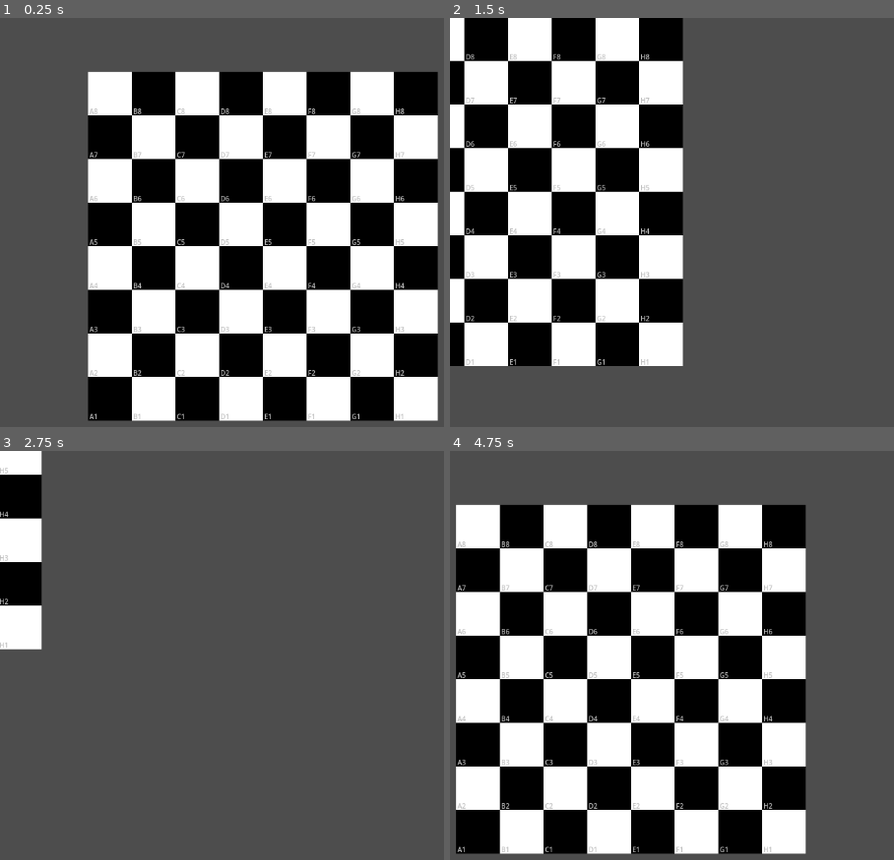
Above: before the commit, frames 1-4 (two rows, left to right).
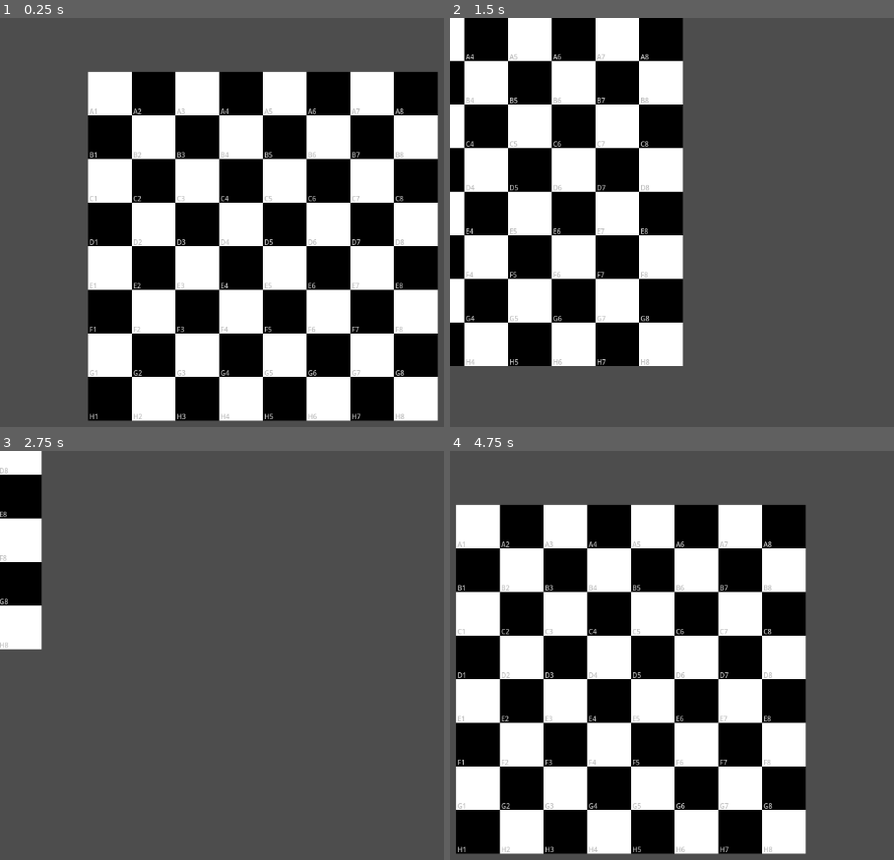
Above: after the commit, the same moments.

Repository: JorgeSaicoski/olimpico
Game: Godot game, scene res://scenes/game.tscn
Same seed, same stepped clock (60 frames per second), same inputs: the game is played once before the commit and once after it.
Inputs (mouse positions are in pixels of both pictures, inside the frame that each line leads up to):
- Up to frame 1 (0.25 s): no input
- Up to frame 2 (1.5 s): tap Enter at 0.5 s; move the mouse to (outside the picture) at 0.52 s; hold D 0.53-1.28 s; click (outside the picture) at 0.67 s; move the mouse to (685, 259) at 1.27 s; hold S from 1.28 s (still down)
- Up to frame 3 (2.75 s): move the mouse to (outside the picture) at 2.02 s; release S at 2.03 s; hold D from 2.03 s (still down)
- Up to frame 4 (4.75 s): move the mouse to (805, 761) at 2.77 s; release D at 2.78 s; hold W 2.78-3.53 s; click (805, 761) at 2.92 s; move the mouse to (outside the picture) at 3.52 s; hold A from 3.53 s (still down); move the mouse to (605, 606) at 4.27 s

The runs differ from the first frame. In frame 1, 0.8% of the frame differs, in the area x 20-92%, y 22-99%; in frame 2, 0.5%; in frame 3, less than 0.1%; in frame 4, 0.8%, in the area x 1-73%, y 22-99%.

Commit message:
chess position

Diff:
--- a/scenes/game.tscn
+++ b/scenes/game.tscn
@@ -17,8 +17,6 @@
 
 [node name="Board" parent="." instance=ExtResource("1_57j53")]
 position = Vector2(125, 79)
-board_size = null
-cell_size = null
 font = SubResource("FontVariation_724ut")
 
 [node name="Piece" type="Node" parent="Board"]
--- a/scripts/Board/board.gd
+++ b/scripts/Board/board.gd
@@ -6,6 +6,7 @@
 
 var squares: Array[Square] = []
 var square_lookup: Dictionary = {}
+var square_selected: Square = null
 
 func _ready() -> void:
 	initialize_board()
@@ -29,10 +30,8 @@
 			square.position = Vector2(col * cell_size, row * cell_size)
 
 			# Calculate chess notation (A1, B2, etc.)
-			# Convert col to letter (0 = A, 1 = B, etc.)
-			var file = char(65 + col) # 65 is ASCII for 'A'
-			# Chess notation starts from bottom, so we invert the row number
-			var rank = str(board_size.y - row)
+			var file = char(65 + row) # 65 is ASCII for 'A'
+			var rank = str(col + 1)
 			var chess_position = file + rank
 
 			# Configure square properties after adding to scene tree
@@ -51,35 +50,46 @@
 			squares.append(square)
 			square_lookup[Vector2i(col, row)] = square
 
-func add_piece(piece: Dictionary, position: Vector2i) -> bool:
-	var square = square_lookup.get(position)
-	if square == null:
-		return false
-	return square.set_piece(piece)
+func _on_square_clicked(square: Square) -> void:
+	if square_selected == null:
+		# Only allow selection of squares with pieces
+		if square.has_piece():
+			square_selected = square
+			square.set_selected(true)
+	else:
+		if square == square_selected:
+			# Deselect if clicking the same square
+			square_selected.set_selected(false)
+			square_selected = null
+		elif not square.has_piece():
+			# Move piece to empty square
+			var piece = square_selected.remove_piece()
+			square.set_piece(piece)
+			square_selected.set_selected(false)
+			square_selected = null
+		else:
+			# Clicking a different square with a piece
+			square_selected.set_selected(false)
+			if square.has_piece():
+				square.set_selected(true)
+				square_selected = square
 
-func remove_piece(position: Vector2i) -> Dictionary:
-	var square = square_lookup.get(position)
-	if square == null:
-		return {}
-	return square.remove_piece()
-
-func _on_square_clicked(square: Square) -> void:
-	# Handle square clicks here
-	# You can emit a signal to notify parent nodes if needed
-	pass
-
-func get_square(position: Vector2i) -> Square:
-	return square_lookup.get(position)
-
-# Helper function to convert chess notation to board position
 func chess_to_position(chess_notation: String) -> Vector2i:
 	if chess_notation.length() != 2:
 		return Vector2i(-1, -1)
 
 	var file = chess_notation[0].to_upper().unicode_at(0) - 65 # Convert A-H to 0-7
-	var rank = board_size.y - int(chess_notation[1]) # Convert 1-8 to 7-0
+	var rank = int(chess_notation[1]) - 1 # Convert 1-8 to 0-7
 
-	if file < 0 or file >= board_size.x or rank < 0 or rank >= board_size.y:
+	if file < 0 or file >= board_size.y or rank < 0 or rank >= board_size.x:
 		return Vector2i(-1, -1)
 
-	return Vector2i(file, rank)
+	return Vector2i(rank, file)
+
+func get_square(position: Vector2i) -> Square:
+	return square_lookup.get(position)
+
+func clear_selection() -> void:
+	if square_selected:
+		square_selected.set_selected(false)
+		square_selected = null
--- a/scripts/Board/square.gd
+++ b/scripts/Board/square.gd
@@ -2,7 +2,6 @@
 
 signal square_clicked(square)
 
-# Export variables for the Inspector
 @export var size: int = 64
 @export var is_dark: bool = false
 @export var font: Font
@@ -11,13 +10,12 @@
 var chess_position: String
 var piece: Dictionary = {}
 var base_color: Color
+var is_selected: bool = false
 
 func _ready() -> void:
-	# Initialize base color
 	base_color = Color.BLACK if is_dark else Color.WHITE
 	queue_redraw()
 
-# New setup function to initialize after instantiation
 func setup(new_size: int, dark: bool, new_font: Font, pos: Vector2i, chess_pos: String) -> void:
 	size = new_size
 	is_dark = dark
@@ -30,12 +28,17 @@
 func _draw() -> void:
 	# Draw the square background
 	var rect = Rect2(Vector2.ZERO, Vector2(size, size))
-	draw_rect(rect, base_color)
 
-	# Draw the piece if one exists
+	# Determine square color based on selection state
+	var square_color = base_color
+	if is_selected:
+		square_color = Color(0.9, 0.7, 0.2, 1.0) # Highlight color for selected square
+
+	draw_rect(rect, square_color)
+
+	# Draw piece if it exists
 	if not piece.is_empty():
 		var text_color = get_player_color(piece.get("player", ""))
-		# Center the text better
 		var text = piece.get("name", "")
 		var font_size = 16
 		var text_pos = Vector2(
@@ -53,7 +56,7 @@
 			text_color
 		)
 
-	# Optionally draw the chess position in small text at the corner
+	# Draw chess position
 	var position_font_size = 10
 	draw_string(
 		font,
@@ -95,3 +98,7 @@
 
 func has_piece() -> bool:
 	return not piece.is_empty()
+
+func set_selected(selected: bool) -> void:
+	is_selected = selected
+	queue_redraw()
